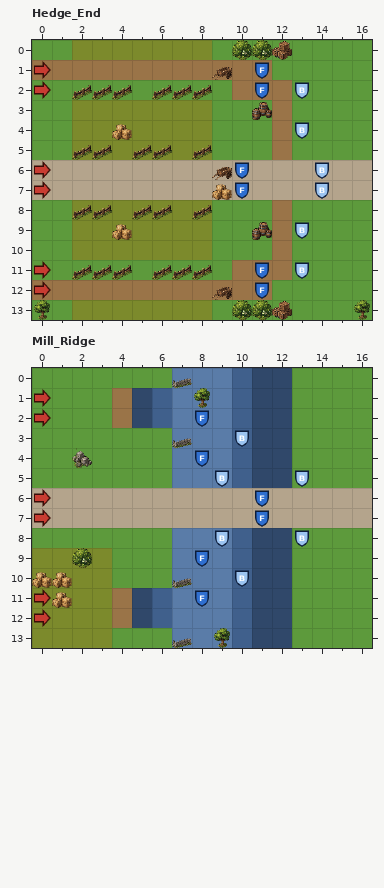
Level history. LDtk project: maps/raid-boards.ldtk. This is how it looked before the edit.
Cells are 32x32 px. Shown: Hedge_End x 0..16, y 0..13; Mill_Ridge x 0..16, y 0..13. The commit also changed other parts of the map, which this record leaves out.
The same view after the edit:
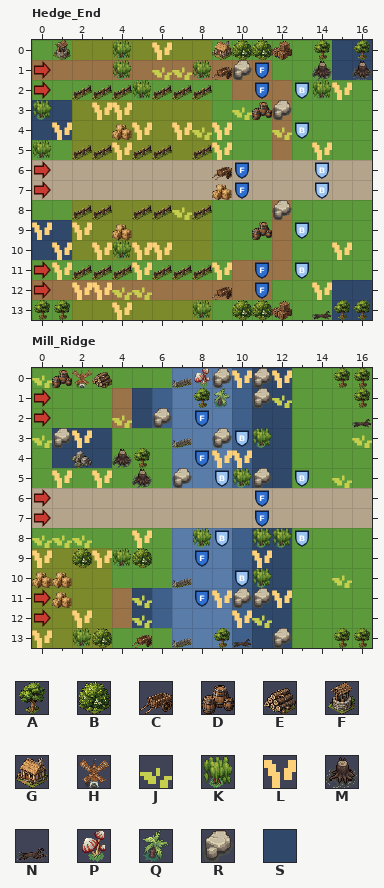
Key: from "Board_tiles": A 16, B 17, C 23, D 24, E 26, F 27, G 37, H 38, J 40, K 41, L 43, M 44, N 45, P 46, Q 47, R 48; from "Height": S 2 "h2".
_ is an empty cell.
Objects are placed by their top-left corner, in cells (3,4 is the top-left corner of cell 3,4); size is 1x1 cell unless given.
The exact change:
Changed rows in their new state; . is an unchanged cell.
Layer "Height", Hedge_End:
first column x 0:
 0 ...............SS
 1 ...............SS
 3 SS...............
 4 SS...............
first column x 0:
 9 SS...............
10 SS...............
12 ...............SS
13 ...............SS
Layer "Decor" (added), Hedge_End:
added: K "Decor" at 4,0
added: L "Decor" at 6,0
added: K "Decor" at 4,1
added: J "Decor" at 6,1
added: J "Decor" at 7,1
added: K "Decor" at 8,1
added: R "Decor" at 10,1
added: M "Decor" at 14,1
added: M "Decor" at 16,1
added: K "Decor" at 5,2
added: K "Decor" at 14,2
added: L "Decor" at 15,2
added: K "Decor" at 0,3
added: L "Decor" at 3,3
added: L "Decor" at 4,3
added: J "Decor" at 10,3
added: R "Decor" at 12,3
added: L "Decor" at 1,4
added: L "Decor" at 5,4
added: L "Decor" at 7,4
added: J "Decor" at 8,4
added: L "Decor" at 9,4
added: J "Decor" at 12,4
added: K "Decor" at 0,5
added: L "Decor" at 4,5
added: L "Decor" at 9,5
added: L "Decor" at 14,5
added: J "Decor" at 7,8
added: R "Decor" at 12,8
added: L "Decor" at 0,9
added: L "Decor" at 2,9
added: L "Decor" at 1,10
added: L "Decor" at 3,10
added: K "Decor" at 4,10
added: L "Decor" at 5,10
added: L "Decor" at 6,10
added: L "Decor" at 15,10
added: L "Decor" at 1,11
added: L "Decor" at 5,11
added: L "Decor" at 9,11
added: L "Decor" at 2,12
added: L "Decor" at 3,12
added: J "Decor" at 4,12
added: J "Decor" at 5,12
added: L "Decor" at 14,12
added: L "Decor" at 4,13
added: K "Decor" at 8,13
added: N "Decor" at 14,13
Layer "Things", Hedge_End:
added: A "Cover" at 16,0
added: A "Cover" at 15,13
added: A "Cover" at 1,13
added: A "Cover" at 14,0
added: G "Prop" at 9,0
added: F "Prop" at 1,0
Layer "Height", Mill_Ridge:
first column x 1:
 3 SSS
 4 SSS
Layer "Decor" (added), Mill_Ridge:
added: J "Decor" at 0,0
added: P "Decor" at 8,0
added: R "Decor" at 9,0
added: L "Decor" at 10,0
added: R "Decor" at 11,0
added: L "Decor" at 12,0
added: Q "Decor" at 9,1
added: R "Decor" at 11,1
added: J "Decor" at 12,1
added: J "Decor" at 4,2
added: R "Decor" at 6,2
added: N "Decor" at 16,2
added: J "Decor" at 0,3
added: R "Decor" at 1,3
added: L "Decor" at 2,3
added: R "Decor" at 9,3
added: K "Decor" at 11,3
added: J "Decor" at 16,3
added: M "Decor" at 4,4
added: L "Decor" at 9,4
added: L "Decor" at 10,4
added: L "Decor" at 1,5
added: L "Decor" at 3,5
added: M "Decor" at 5,5
added: R "Decor" at 7,5
added: K "Decor" at 10,5
added: R "Decor" at 11,5
added: J "Decor" at 15,5
added: J "Decor" at 0,8
added: J "Decor" at 1,8
added: J "Decor" at 2,8
added: L "Decor" at 5,8
added: K "Decor" at 8,8
added: K "Decor" at 11,8
added: K "Decor" at 12,8
added: L "Decor" at 0,9
added: L "Decor" at 3,9
added: K "Decor" at 4,9
added: L "Decor" at 11,9
added: K "Decor" at 11,10
added: J "Decor" at 15,10
added: J "Decor" at 5,11
added: L "Decor" at 9,11
added: R "Decor" at 10,11
added: R "Decor" at 11,11
added: L "Decor" at 12,11
added: L "Decor" at 2,12
added: J "Decor" at 5,12
added: L "Decor" at 10,12
added: J "Decor" at 11,12
added: L "Decor" at 0,13
added: K "Decor" at 2,13
added: N "Decor" at 10,13
added: R "Decor" at 12,13
Layer "Things", Mill_Ridge:
added: A "Cover" at 15,0
added: A "Cover" at 16,0
added: A "Cover" at 16,1
added: A "Cover" at 16,13
added: A "Cover" at 15,13
added: A "Cover" at 5,4
added: B "Cover" at 5,9
added: B "Cover" at 3,13
added: H "Prop" at 2,0
added: E "Prop" at 3,0
added: D "Prop" at 1,0
added: C "Prop" at 5,13
